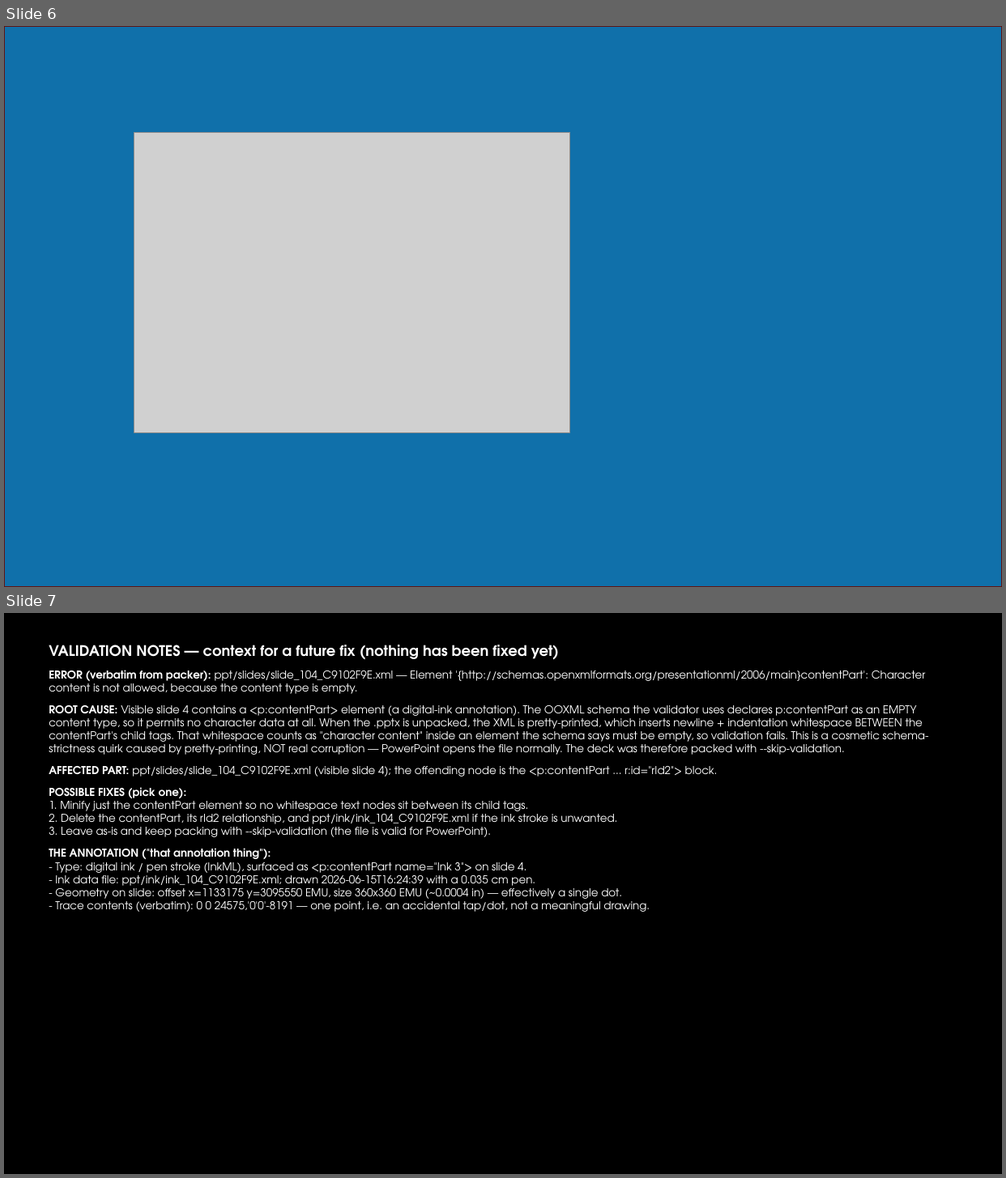
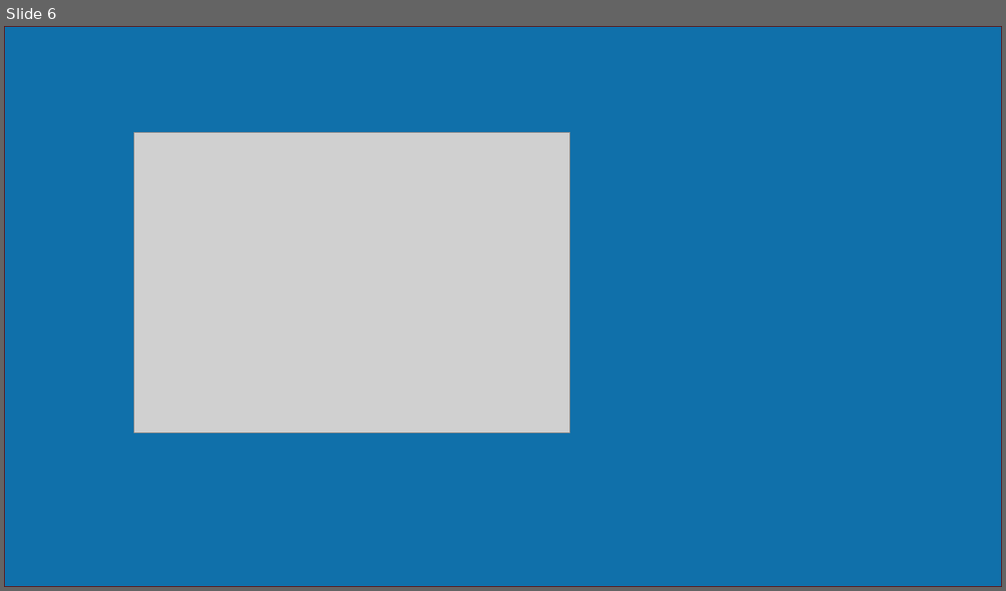
Before and after one commit to CTH-npitx/Presentations, a slide deck: Current Presentation/Spring 2026.pptx. Shown one above the other, each under a label of ours: slides 6 and 7 before the commit, slide 6 after it. The pictures are 1006x1178 and 1006x591 pixels, drawn with LibreOffice and Linux fonts; fonts in the diff are those of the drawing; grey boxes stand for pictures; background and template pictures are left out. Boxes give left, top, right and bottom in pixels: in the first picture for what was removed or moved away, otherwise in the second. Text is boxed around its words. In the diff, an @@ line names an element or a change of style, - is before the commit and + after.

Commit message:
Revert "Merge branch 'ending-slide' into fix-validation"
This reverts commit 481c97781a5702da31a5d54da4bd828a43939de1, reversing
changes made to e3e81bf9ae2c65def3c6b7660798766498e6f383.

```diff
--- a/Current Presentation/Spring 2026.pptx
+++ b/Current Presentation/Spring 2026.pptx
@@ slide 7 removed at [4,613,1002,1174], background #000000 @@
@@ text removed at [49,645,929,912] @@
-VALIDATION NOTES — context for a future fix (nothing has been fixed yet)
-ERROR (verbatim from packer): ppt/slides/slide_104_C9102F9E.xml — Element '{http://schemas.openxmlformats.org/presentationml/2006/main}contentPart': Character content is not allowed, because the content type is empty.
-ROOT CAUSE: Visible slide 4 contains a <p:contentPart> element (a digital-ink annotation). The OOXML schema the validator uses declares p:contentPart as an EMPTY content type, so it permits no character data at all. When the .pptx is unpacked, the XML is pretty-printed, which inserts newline + indentation whitespace BETWEEN the contentPart's child tags. That whitespace counts as "character content" inside an element the schema says must be empty, so validation fails. This is a cosmetic schema-strictness quirk caused by pretty-printing, NOT real corruption — PowerPoint opens the file normally. The deck was therefore packed with --skip-validation.
-AFFECTED PART: ppt/slides/slide_104_C9102F9E.xml (visible slide 4); the offending node is the <p:contentPart ... r:id="rId2"> block.
-POSSIBLE FIXES (pick one):
-1. Minify just the contentPart element so no whitespace text nodes sit between its child tags.
-2. Delete the contentPart, its rId2 relationship, and ppt/ink/ink_104_C9102F9E.xml if the ink stroke is unwanted.
-3. Leave as-is and keep packing with --skip-validation (the file is valid for PowerPoint).
-THE ANNOTATION ("that annotation thing"):
-- Type: digital ink / pen stroke (InkML), surfaced as <p:contentPart name="Ink 3"> on slide 4.
-- Ink data file: ppt/ink/ink_104_C9102F9E.xml; drawn 2026-06-15T16:24:39 with a 0.035 cm pen.
-- Geometry on slide: offset x=1133175 y=3095550 EMU, size 360x360 EMU (~0.0004 in) — effectively a single dot.
-- Trace contents (verbatim): 0 0 24575,'0'0'-8191 — one point, i.e. an accidental tap/dot, not a meaningful drawing.
```
